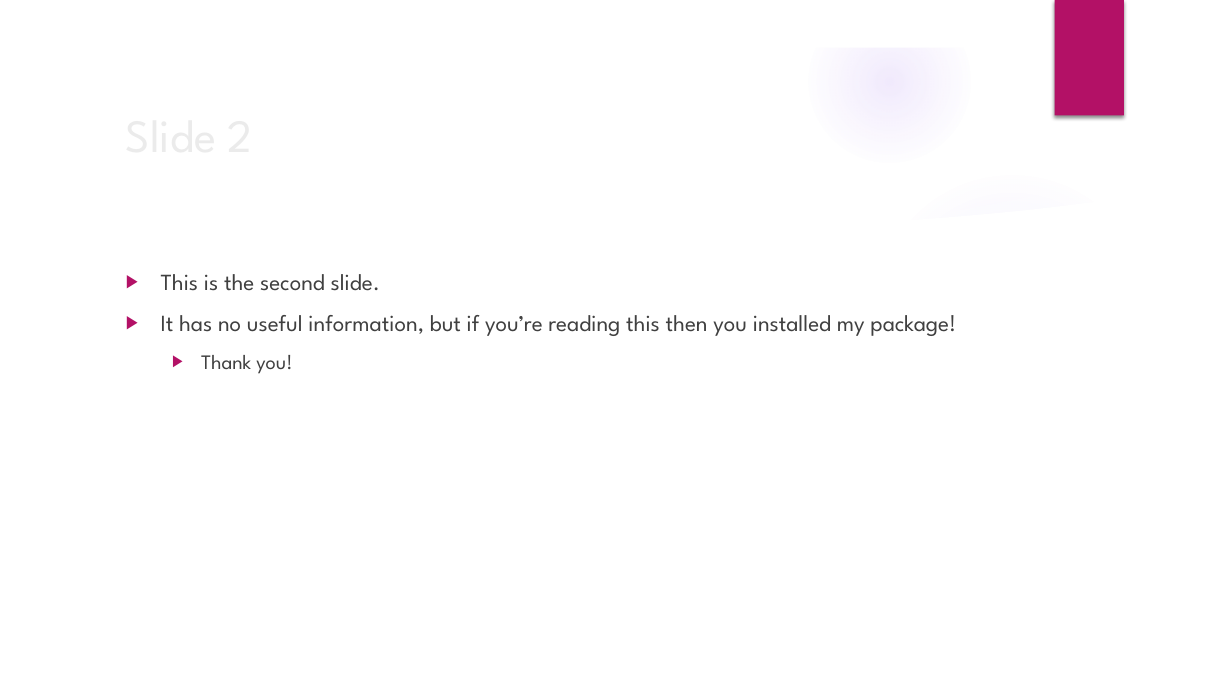
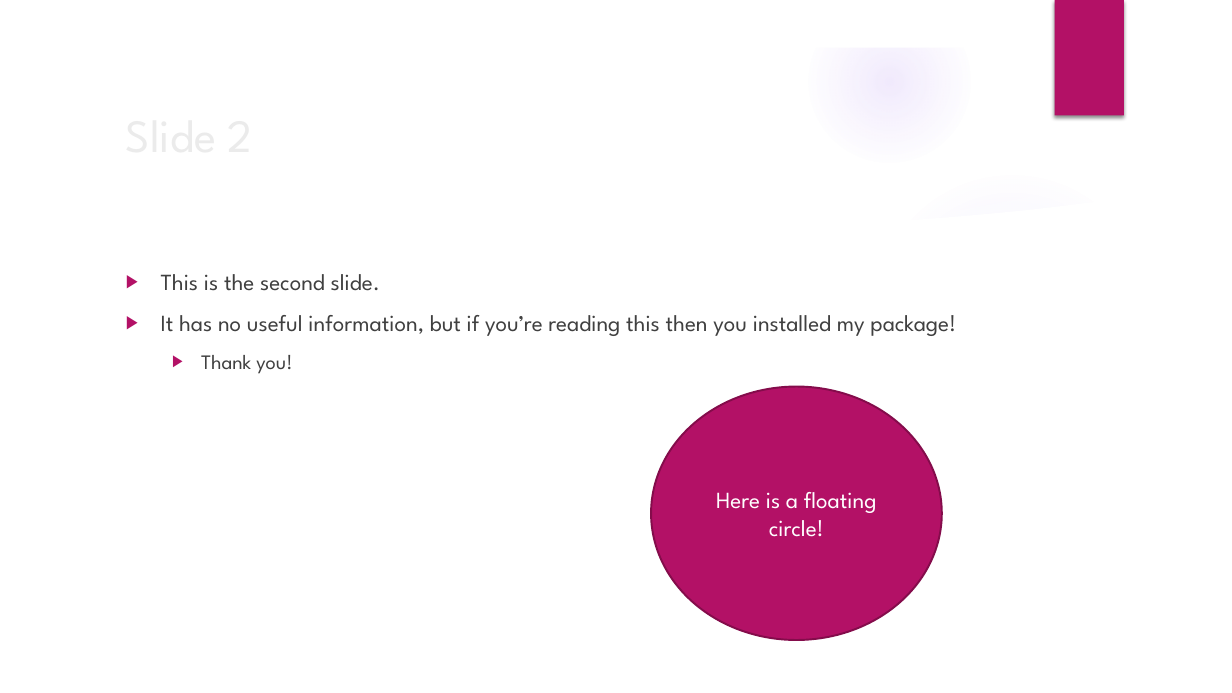
Before and after one commit to bmewing/readOffice, a slide deck: slide 2 of inst/extdata/example.pptx. Drawn at 1232x693 pixels with LibreOffice and Linux fonts; fonts in the diff are those of the drawing; background and template pictures are left out. Boxes give left, top, right and bottom in pixels: in the first picture for what was removed or moved away, otherwise in the second. Text is boxed around its words. In the diff, an @@ line names an element or a change of style, - is before the commit and + after.

```diff
--- a/inst/extdata/example.pptx
+++ b/inst/extdata/example.pptx
@@ ellipse added at bbox=[652, 386, 943, 640], fill #B31166, outline #840D4B 1.5 pt, 18 pt, text #FFFFFF @@
+Here is a floating circle!
```
Also in this commit, not shown: 1 slide added, 6 other files.
